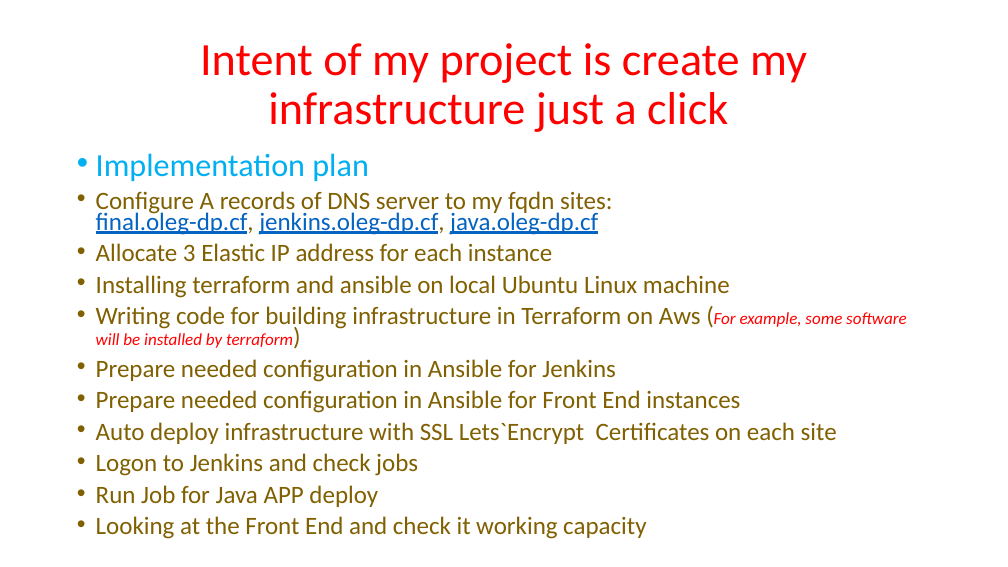
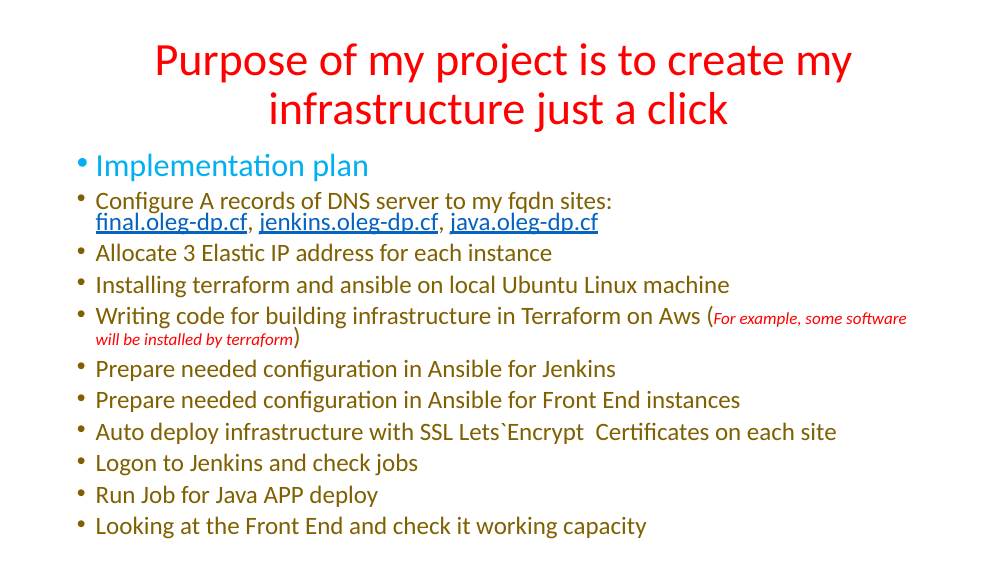
Before and after one commit to Oleg-dp/DevOps_online_Dnipro_2020Q42021Q1, a slide deck: slide 4 of final/SNIEOSIKOV OLEH.pptx. Drawn at 1008x567 pixels with LibreOffice and Linux fonts; fonts in the diff are those of the drawing. Boxes give left, top, right and bottom in pixels: in the first picture for what was removed or moved away, otherwise in the second. Text is boxed around its words. In the diff, an @@ line names an element or a change of style, - is before the commit and + after.

```diff
--- a/final/SNIEOSIKOV OLEH.pptx
+++ b/final/SNIEOSIKOV OLEH.pptx
@@ title at <box>155,43,852,132</box>: text changed @@
-Intent of my project is create my infrastructure just a click
+Purpose of my project is to create my infrastructure just a click
```
Also in this commit, not shown: 6 other slides changed.
